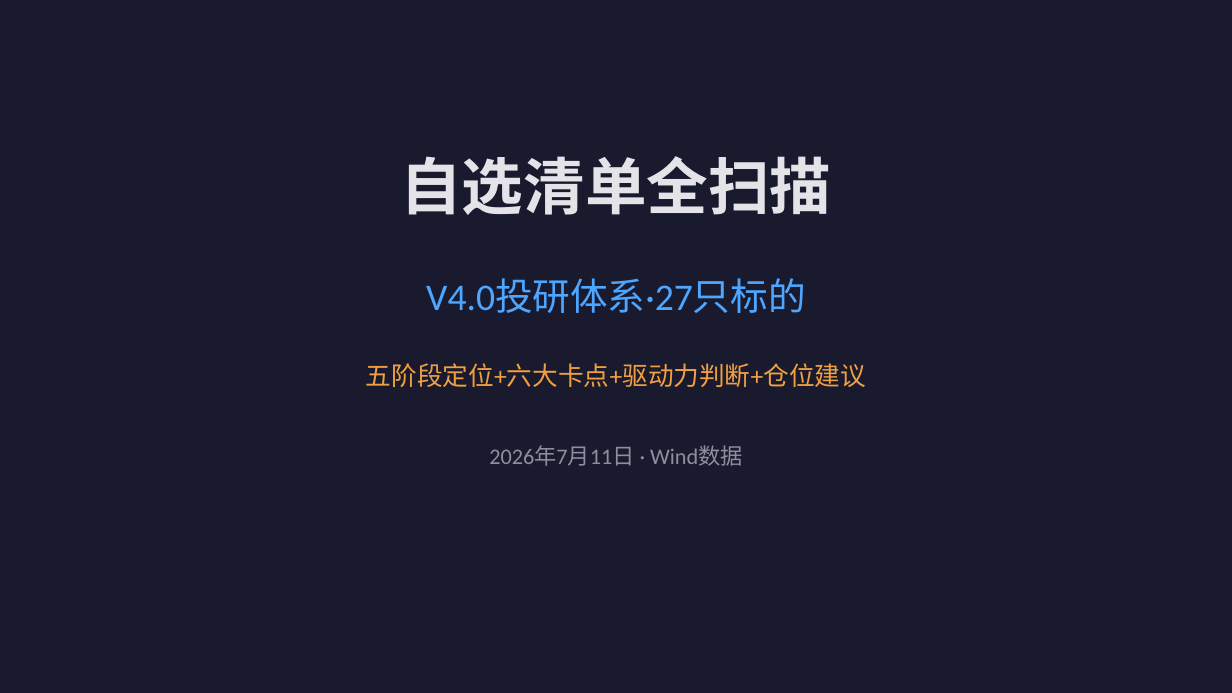
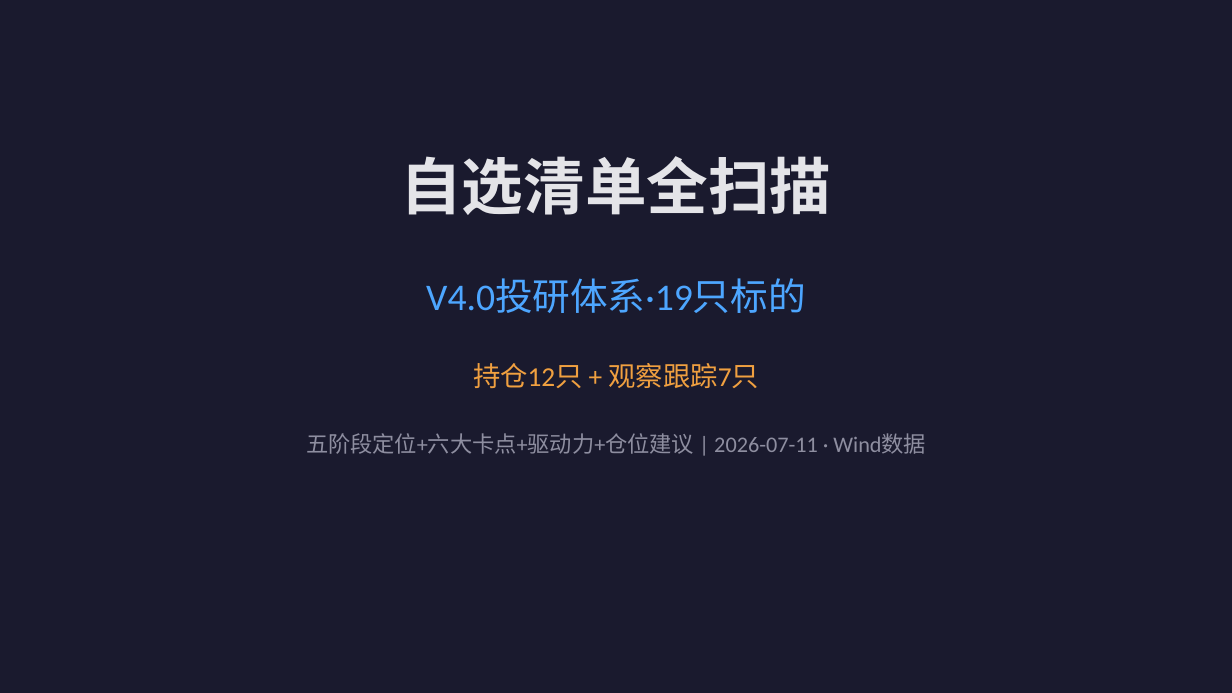
Before and after one commit to LaoPan2026/laopan-reports, a slide deck: slide 1 of reports/2026-07-11/full-portfolio-scan_2026-07-11.pptx. Drawn at 1232x693 pixels with LibreOffice and Linux fonts; fonts in the diff are those of the drawing. Boxes give left, top, right and bottom in pixels: in the first picture for what was removed or moved away, otherwise in the second. Text is boxed around its words. In the diff, an @@ line names an element or a change of style, - is before the commit and + after.

Commit message:
fix: 自选清单全扫描·19只标的（持仓12+观察7）

```diff
--- a/reports/2026-07-11/full-portfolio-scan_2026-07-11.pptx
+++ b/reports/2026-07-11/full-portfolio-scan_2026-07-11.pptx
@@ text at bbox=[426, 279, 806, 313]: text changed @@
-V4.0投研体系·27只标的
+V4.0投研体系·19只标的
@@ text at bbox=[473, 363, 759, 388]: text changed; size 15 to 16 pt @@
-五阶段定位+六大卡点+驱动力判断+仓位建议
+持仓12只 + 观察跟踪7只
@@ text at bbox=[306, 433, 925, 454]: text changed @@
-2026年7月11日 · Wind数据
+五阶段定位+六大卡点+驱动力+仓位建议 | 2026-07-11 · Wind数据
```
Also in this commit, not shown: 6 other slides changed, 1 slide added, 1 slide removed, 1 other file.
